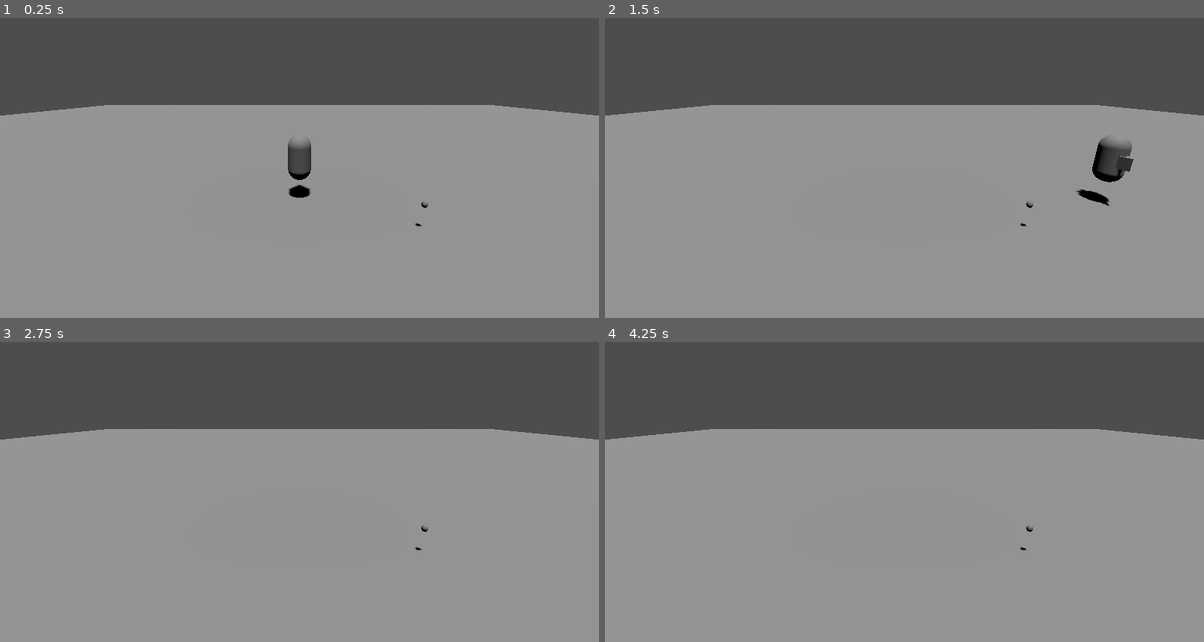
Above: before the commit, frames 1-4 (two rows, left to right).
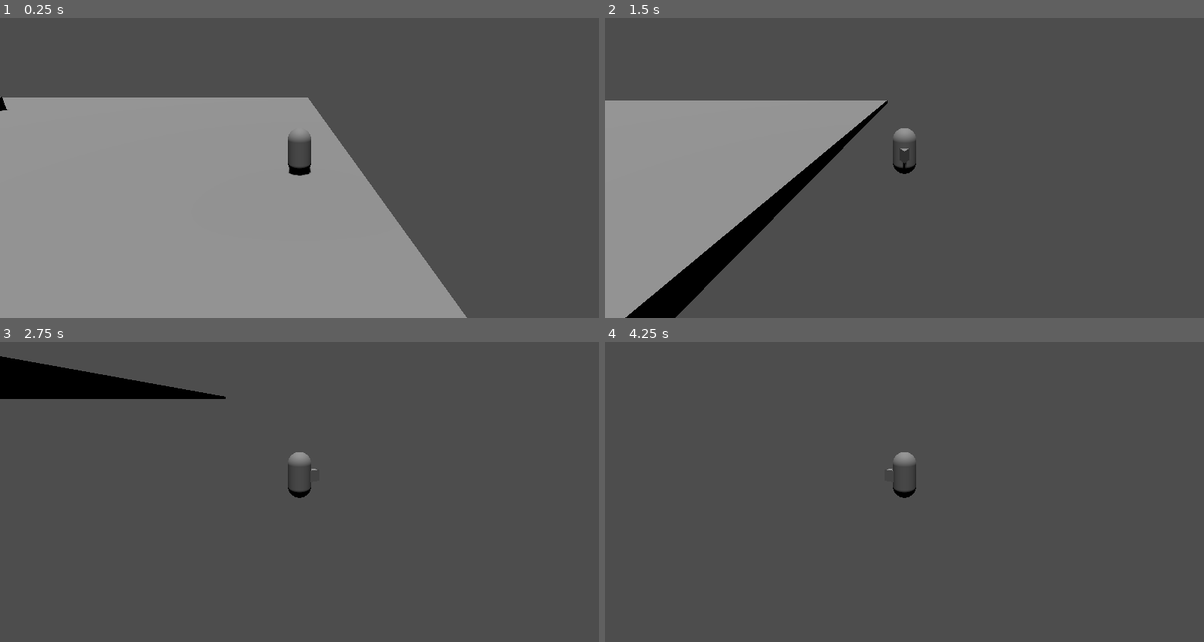
Above: after the commit, the same moments.

Repository: AlexGarbus/global-game-jam-2025
Game: Godot game, scene res://main.tscn
The game is run twice, just before and just after one commit, with the same random seed, the same clock (stepped at 60 frames per second) and the same inputs.
Inputs:
- Up to frame 1 (0.25 s): no input
- Up to frame 2 (1.5 s): hold Right (move_right) 0.53-1.28 s; tap Space (jump) at 0.77 s; hold Down (move_backward) from 1.28 s (still down)
- Up to frame 3 (2.75 s): tap Space (jump) at 1.52 s; release Down (move_backward) at 2.03 s; hold Right (move_right) from 2.03 s (still down)
- Up to frame 4 (4.25 s): release Right (move_right) at 2.78 s; hold Up (move_forward) 2.78-3.53 s; tap Space (jump) at 3.02, 3.77 s; hold Left (move_left) from 3.53 s (still down)

The runs differ from the first frame. In frame 1, 26% of the frame differs, in the area x 0-100%, y 26-100%; in frame 2, 54%; in frame 3, 73%, in the area x 0-100%, y 4-100%; in frame 4, 70%.

Commit message:
Goal and restart

Diff:
--- /dev/null
+++ b/goal/goal.gd
@@ -0,0 +1,5 @@
+extends Area3D
+
+
+func _on_body_entered(body: Node3D) -> void:
+	get_tree().call_deferred("reload_current_scene")
--- /dev/null
+++ b/goal/goal.tscn
@@ -0,0 +1,23 @@
+[gd_scene load_steps=4 format=3 uid="uid://btgrbld0482bj"]
+
+[ext_resource type="Script" path="res://goal/goal.gd" id="1_aoeac"]
+
+[sub_resource type="CylinderShape3D" id="CylinderShape3D_hfg5t"]
+radius = 2.0
+
+[sub_resource type="CylinderMesh" id="CylinderMesh_naorw"]
+top_radius = 2.0
+bottom_radius = 2.0
+
+[node name="Goal" type="Area3D"]
+collision_layer = 0
+collision_mask = 2
+script = ExtResource("1_aoeac")
+
+[node name="CollisionShape3D" type="CollisionShape3D" parent="."]
+shape = SubResource("CylinderShape3D_hfg5t")
+
+[node name="MeshInstance3D" type="MeshInstance3D" parent="."]
+mesh = SubResource("CylinderMesh_naorw")
+
+[connection signal="body_entered" from="." to="." method="_on_body_entered"]
--- /dev/null
+++ b/main.gd
@@ -0,0 +1,17 @@
+extends Node
+
+
+var rng = RandomNumberGenerator.new()
+
+
+func _ready() -> void:
+	rng.randomize()
+	$StartPath/PathFollow3D.progress_ratio = rng.randf()
+
+
+func _on_start_timer_timeout() -> void:
+	$Player.global_transform.origin = $StartPath/PathFollow3D.global_transform.origin
+
+
+func _on_world_boundary_body_entered(body: Node3D) -> void:
+	get_tree().call_deferred("reload_current_scene")
--- a/main.tscn
+++ b/main.tscn
@@ -1,6 +1,8 @@
-[gd_scene load_steps=5 format=3 uid="uid://q6w8qprc1sco"]
+[gd_scene load_steps=9 format=3 uid="uid://q6w8qprc1sco"]
 
 [ext_resource type="PackedScene" uid="uid://oe7y6q1dmsbn" path="res://player/player.tscn" id="1_aegj2"]
+[ext_resource type="PackedScene" uid="uid://btgrbld0482bj" path="res://goal/goal.tscn" id="1_bliox"]
+[ext_resource type="Script" path="res://main.gd" id="1_xik27"]
 [ext_resource type="PackedScene" uid="uid://bhaotujikxswr" path="res://pickup/pickup.tscn" id="2_eva6p"]
 
 [sub_resource type="BoxShape3D" id="BoxShape3D_wlfph"]
@@ -9,7 +11,17 @@
 [sub_resource type="BoxMesh" id="BoxMesh_eqns3"]
 size = Vector3(100, 1, 100)
 
+[sub_resource type="Curve3D" id="Curve3D_1a5ev"]
+_data = {
+"points": PackedVector3Array(0, 0, 0, 0, 0, 0, -45.3399, 0, -45.1559, 0, 0, 0, 0, 0, 0, 45.5133, 0, -45.1559, 0, 0, 0, 0, 0, 0, 48.1911, 0, 47.61, 0, 0, 0, 0, 0, 0, -45.3399, 0, 47.2274, 0, 0, 0, 0, 0, 0, -45.3399, 0, -45.1559),
+"tilts": PackedFloat32Array(0, 0, 0, 0, 0)
+}
+point_count = 5
+
+[sub_resource type="WorldBoundaryShape3D" id="WorldBoundaryShape3D_yyk7e"]
+
 [node name="Main" type="Node"]
+script = ExtResource("1_xik27")
 
 [node name="Ground" type="StaticBody3D" parent="."]
 transform = Transform3D(1, 0, 0, 0, 1, 0, 0, 0, 1, 0, -1, 0)
@@ -20,6 +32,9 @@
 
 [node name="MeshInstance3D" type="MeshInstance3D" parent="Ground"]
 mesh = SubResource("BoxMesh_eqns3")
+
+[node name="Goal" parent="Ground" instance=ExtResource("1_bliox")]
+transform = Transform3D(1, 0, 0, 0, 1, 0, 0, 0, 1, -0.23754, 1.47241, -8.53279)
 
 [node name="DirectionalLight3D" type="DirectionalLight3D" parent="."]
 transform = Transform3D(1, 0, 0, 0, 0.211632, 0.977349, 0, -0.97735, 0.211632, 0, 24.2496, 0)
@@ -32,5 +47,26 @@
 transform = Transform3D(1, 0, 0, 0, 1, 0, 0, 0, 1, 0, 1.58308, 0)
 
 [node name="Camera3D" type="Camera3D" parent="Player"]
-transform = Transform3D(1, 0, 0, 0, 0.960406, 0.278606, 0, -0.278606, 0.960406, 0, 4.26749, 9.00589)
-top_level = true
+transform = Transform3D(1, 0, 0, 0, 0.960406, 0.278606, 0, -0.278606, 0.960406, 0, 2.68441, 9.00589)
+
+[node name="StartPath" type="Path3D" parent="."]
+curve = SubResource("Curve3D_1a5ev")
+
+[node name="PathFollow3D" type="PathFollow3D" parent="StartPath"]
+transform = Transform3D(-4.37114e-08, 0, -1, 0, 1, 0, 1, 0, -4.37114e-08, -45.3399, 0, -45.1559)
+
+[node name="StartTimer" type="Timer" parent="."]
+wait_time = 0.1
+one_shot = true
+autostart = true
+
+[node name="WorldBoundary" type="Area3D" parent="."]
+collision_layer = 0
+collision_mask = 2
+
+[node name="CollisionShape3D" type="CollisionShape3D" parent="WorldBoundary"]
+transform = Transform3D(1, 0, 0, 0, 1, 0, 0, 0, 1, 0, -11.0492, 0)
+shape = SubResource("WorldBoundaryShape3D_yyk7e")
+
+[connection signal="timeout" from="StartTimer" to="." method="_on_start_timer_timeout"]
+[connection signal="body_entered" from="WorldBoundary" to="." method="_on_world_boundary_body_entered"]
